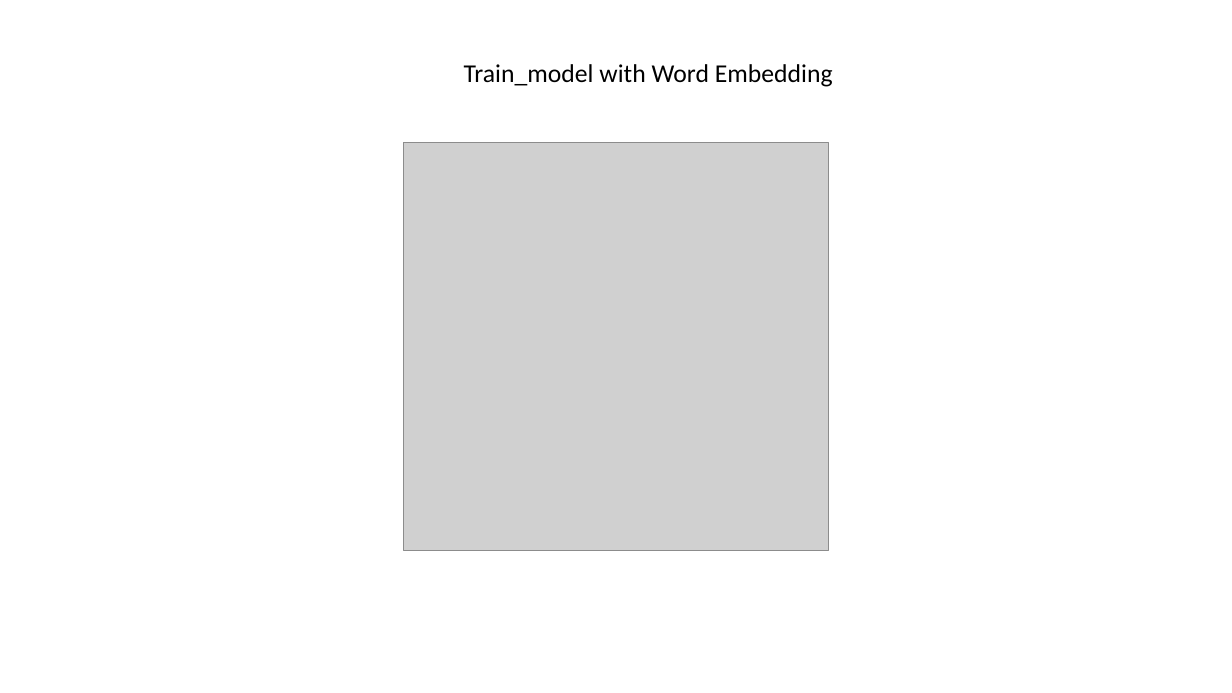
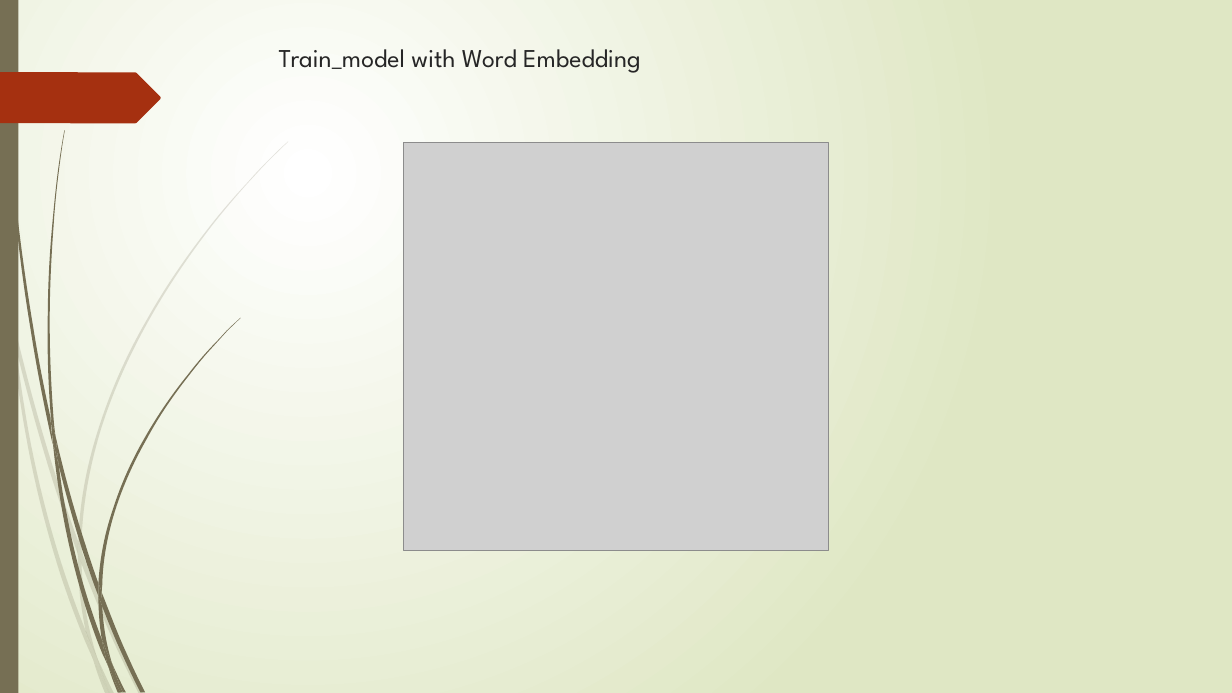
Before and after one commit to itsunilvithlani/2024_G7_Comment-Analyser, a slide deck: slide 14 of YouTube Comment Analyzer_presentation.pptx. Drawn at 1232x693 pixels with LibreOffice and Linux fonts; fonts in the diff are those of the drawing; grey boxes stand for pictures. Boxes give left, top, right and bottom in pixels: in the first picture for what was removed or moved away, otherwise in the second. Text is boxed around its words. In the diff, an @@ line names an element or a change of style, - is before the commit and + after.

```diff
--- a/YouTube Comment Analyzer_presentation.pptx
+++ b/YouTube Comment Analyzer_presentation.pptx
@@ background #FFFFFF to gradient #FFFFFF to #DFE8C4 @@
@@ rectangle added at box(0, 0, 18, 693), fill #766F54 @@
@@ title "Train_model with Word Embedding" at box(279, 49, 640, 73): font Calibri to League Spartan, text colour #000000 to #262626; line spacing 0.9 to 1; vertical alignment middle to top @@
@@ freeform shape added at box(0, 72, 161, 123), fill #A53010 @@
@@ group added at box(0, 141, 288, 693): 10 freeform shapes @@
@@ group added at box(3, 0, 240, 693): 12 freeform shapes @@
```
Also in this commit, not shown: 16 other slides changed, 1 slide added.
